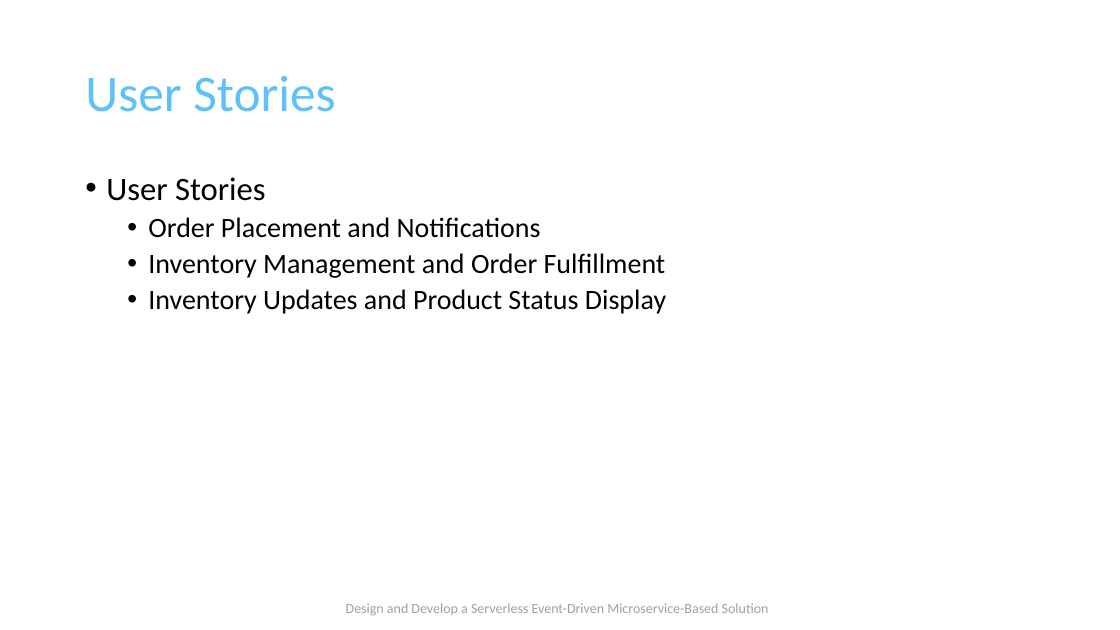
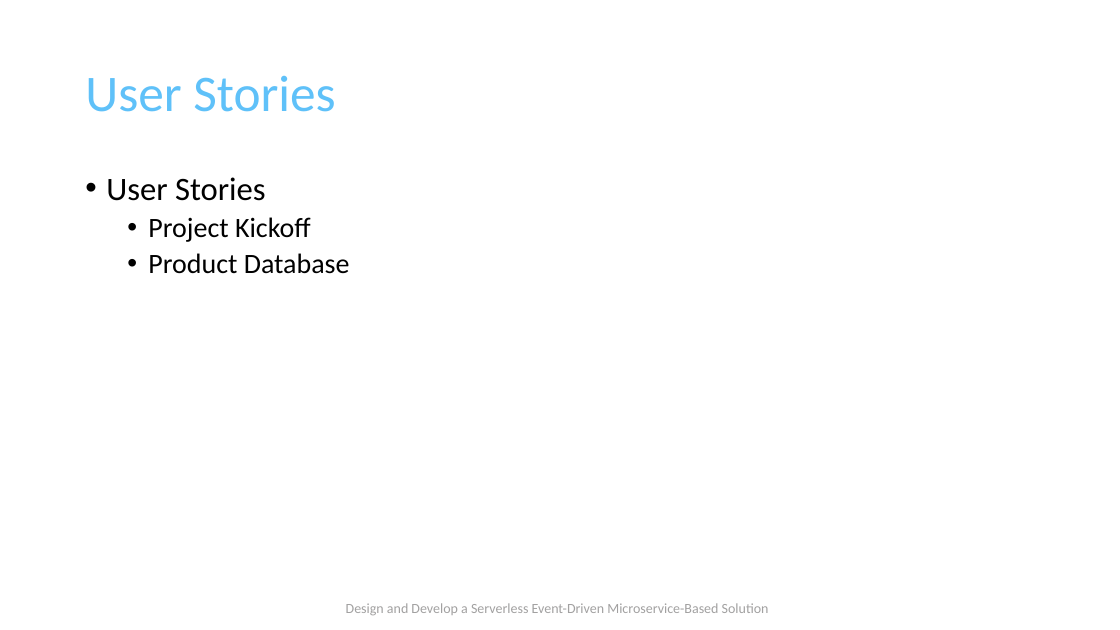
Before and after one commit to TaleLearnCode/DesignDevelopServerlessEventDrivenMicroserviceSolution, a slide deck: slide 56 of EDAWorkshop-03.pptx (slide 57 before the commit). Drawn at 1120x630 pixels with LibreOffice and Linux fonts; fonts in the diff are those of the drawing; background and template pictures are left out. Boxes give left, top, right and bottom in pixels: in the first picture for what was removed or moved away, otherwise in the second. Text is boxed around its words. In the diff, an @@ line names an element or a change of style, - is before the commit and + after.

```diff
--- a/EDAWorkshop-03.pptx
+++ b/EDAWorkshop-03.pptx
@@ text at bbox=[148, 217, 350, 274]: text changed @@
-  • Order Placement and Notifications
-  • Inventory Management and Order Fulfillment
-  • Inventory Updates and Product Status Display
+  • Project Kickoff
+  • Product Database
```
Also in this commit, not shown: 7 other slides changed, 14 slides added, 1 slide removed, 34 other files.
